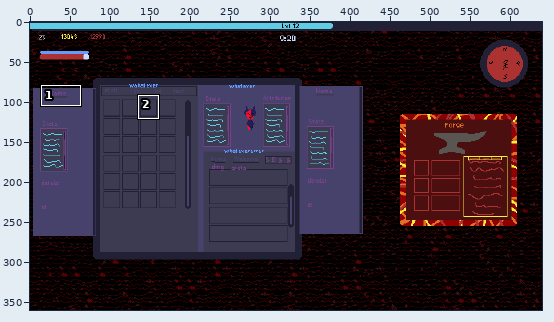
Pixel-art file: Art/ConceptArt/New_UI_Concepts.aseprite. Above: a wide view before the commit, with the close-up outlined.
Close-up. Before the edit:
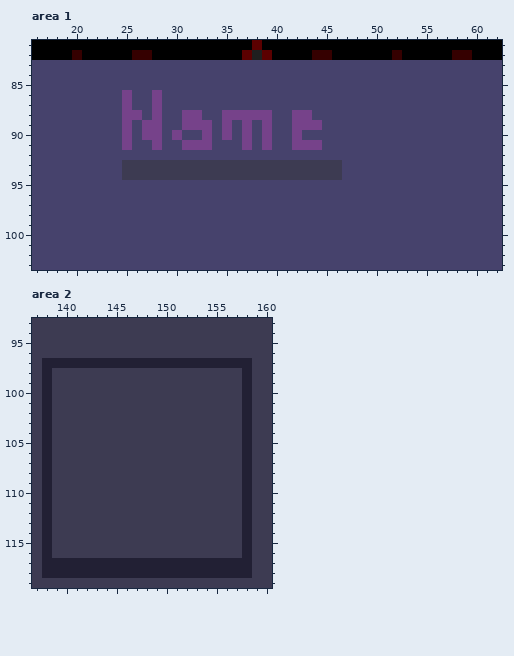
640x360 pixels, 1 frame. Shown: area 1: x 16..62, y 81..103; area 2: x 137..160, y 93..119. The commit also changed other parts of the picture, which this record leaves out.
After the commit:
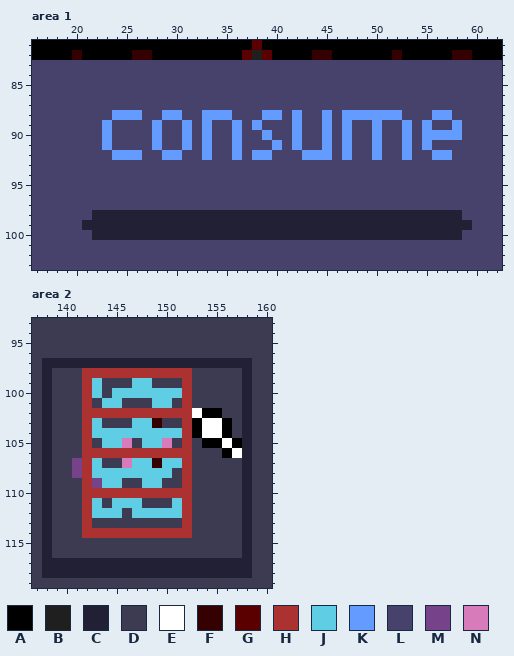
Palette (. is transparent): A #000000  B #1f1f1f  C #222034  D #3d3b52  E #ffffff  F #350000  G #5b0000  H #ac3232  J #5fcde4  K #639bff  L #46426c  M #76428a  N #d77bba
Commit: Added most of 'Feed' Logic, added some single_stats for statsdisplay
The exact change:
layer "FeedUI" added
Area 1, layer "FeedUI":
y 86..87: x 25 M -> L; x 28 M -> L
y 88: x 24..26 LMM -> KKK; x 28..40 MLLMMLLMMMMML -> LKKLLKKKLLLKK; x 42..43 MM -> KL; x 45 L -> K; x 47..52 LLLLLL -> KKKKKK; x 56..57 LL -> KK
y 89: x 23 L -> K; x 25 M -> L; x 27..28 MM -> LK; x 31..33 MMM -> KLK; x 35..39 MLMLM -> LKLKL; x 42..45 MMML -> KLLK; x 47 L -> K; x 50 L -> K; x 53 L -> K; x 55 L -> K; x 58 L -> K
y 90: x 23 L -> K; x 25 M -> L; x 27..28 MM -> LK; x 30..31 ML -> LK; x 33 M -> K; x 35..37 MLM -> LKL; x 39 M -> K; x 42 M -> K; x 45 L -> K; x 47 L -> K; x 50 L -> K; x 53 L -> K; x 55..58 LLLL -> KKKK
y 91: x 23 L -> K; x 25 M -> L; x 28 M -> K; x 31..33 MMM -> KLK; x 36..37 LM -> KL; x 39..40 ML -> LK; x 42..45 MMML -> KLLK; x 47 L -> K; x 50 L -> K; x 53 L -> K; x 55 L -> K
y 92: x 24..26 LLL -> KKK; x 29..30 LL -> KK; x 33 L -> K; x 36 L -> K; x 38..39 LL -> KK; x 43..45 LLL -> KKK; x 47 L -> K; x 50 L -> K; x 53 L -> K; x 56..57 LL -> KK
y 93..94: x 25..46 DDDDDDDDDDDDDDDDDDDDDD -> LLLLLLLLLLLLLLLLLLLLLL
y 98: x 22..58 LLLLLLLLLLLLLLLLLLLLLLLLLLLLLLLLLLLLL -> CCCCCCCCCCCCCCCCCCCCCCCCCCCCCCCCCCCCC
y 99: x 21..59 LLLLLLLLLLLLLLLLLLLLLLLLLLLLLLLLLLLLLLL -> CCCCCCCCCCCCCCCCCCCCCCCCCCCCCCCCCCCCCCC
y 100: x 22..58 LLLLLLLLLLLLLLLLLLLLLLLLLLLLLLLLLLLLL -> CCCCCCCCCCCCCCCCCCCCCCCCCCCCCCCCCCCCC
Area 2, layer "FeedUI":
y 98: x 142..152 DDDDDDDDDDD -> HHHHHHHHHHH
y 99: x 142..143 DD -> HJ; x 147..148 DD -> JJ; x 152 D -> H
y 100: x 142..143 DD -> HJ; x 145..152 DDDDDDDD -> JJJJJJJH
y 101: x 142 D -> H; x 144..145 DD -> JJ; x 149..150 DD -> JJ; x 152 D -> H
y 102: x 142..155 DDDDDDDDDDDDDD -> HHHHHHHHHHHEAA
y 103: x 142..143 DD -> HJ; x 147..149 DDD -> JJF; x 152..156 DDDDD -> HAEEA
y 104: x 142..156 DDDDDDDDDDDDDDD -> HJJJJJJJJJHAEEA
y 105: x 142 D -> H; x 144..146 DDD -> JJN; x 148..150 DDD -> JJN; x 152 D -> H; x 154..157 DDDD -> AAEA
y 106: x 142..152 DDDDDDDDDDD -> HHHHHHHHHHH; x 156..157 DD -> AE
y 107: x 141..143 DDD -> MHJ; x 146..152 DDDDDDD -> NJJFJJH
y 108: x 141..150 DDDDDDDDDD -> MHJJJJJJJJ; x 152 D -> H
y 109: x 142..145 DDDD -> HMJJ; x 148..149 DD -> JJ; x 152 D -> H
y 110: x 142..152 DDDDDDDDDDD -> HHHHHHHHHHH
y 111: x 142..143 DD -> HJ; x 145..147 DDD -> JJJ; x 151..152 DD -> JH
y 112: x 142..145 DDDD -> HJJJ; x 147..152 DDDDDD -> JJJJJH
y 113: x 142 D -> H; x 152 D -> H
y 114: x 142..152 DDDDDDDDDDD -> HHHHHHHHHHH
Pixel boxes of the changes (left, top, right, bottom) in both close-ups:
changed: (82, 90, 472, 240)
changed: (72, 368, 242, 538)
